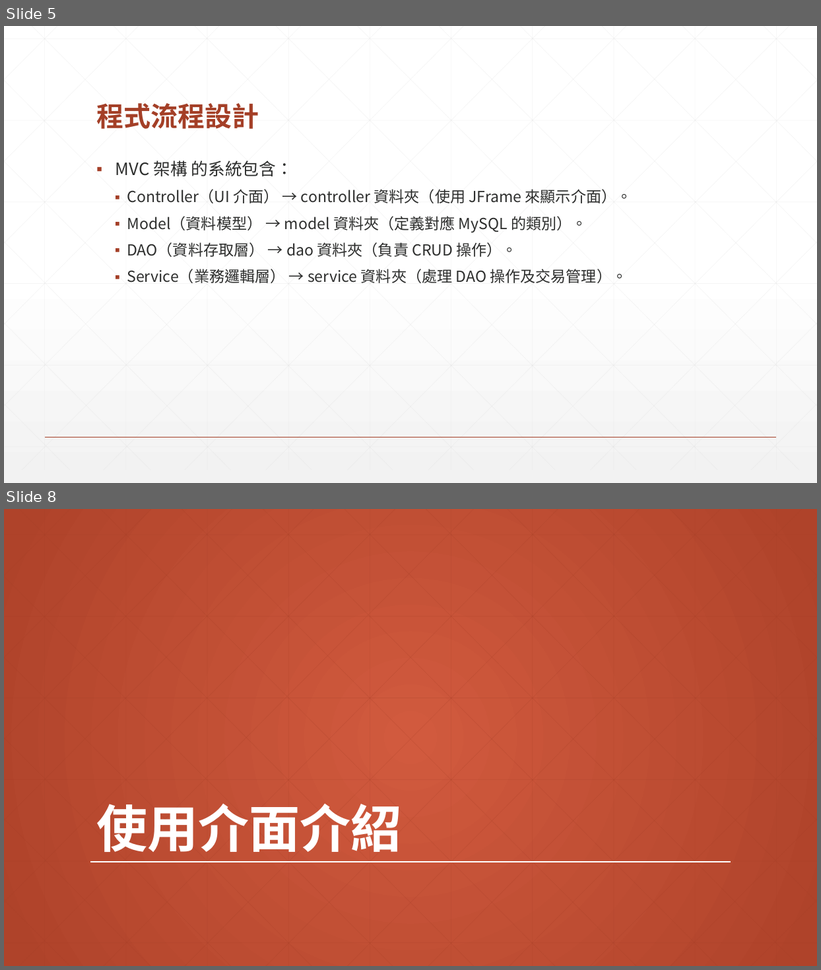
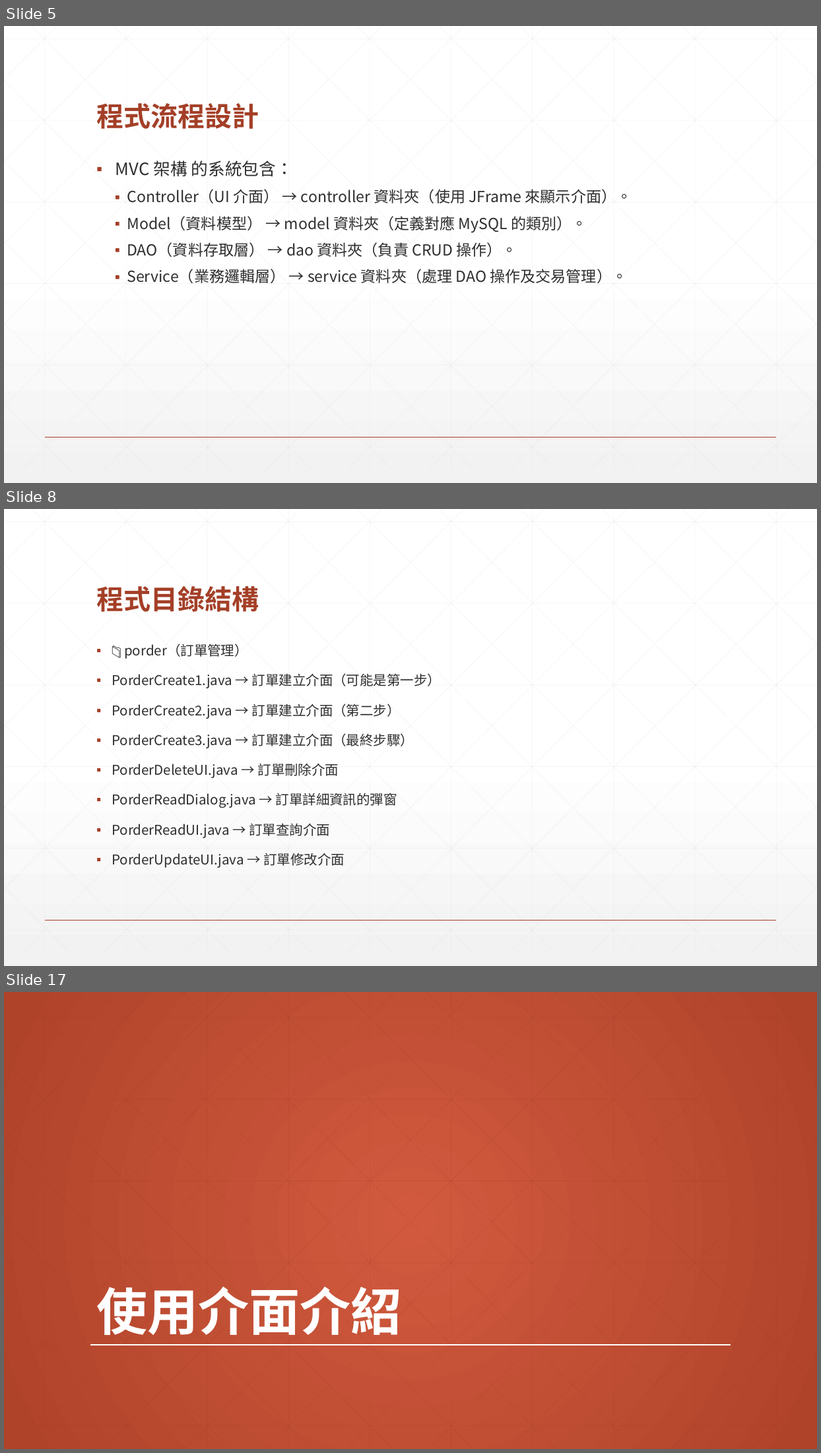
Before and after one commit to guyverfax/SportProject, a slide deck: 作業5-體育用品店訂單和庫存管理系統.pptx. Shown one above the other, each under a label of ours: slides 5 and 8 before the commit, slides 5, 8 and 17 after it; the slides between them are not shown. The pictures are 821x970 and 821x1453 pixels, drawn with LibreOffice and Linux fonts; fonts in the diff are those of the drawing. Boxes give left, top, right and bottom in pixels: in the first picture for what was removed or moved away, otherwise in the second. Text is boxed around its words. In the diff, an @@ line names an element or a change of style, - is before the commit and + after.

```diff
--- a/作業5-體育用品店訂單和庫存管理系統.pptx
+++ b/作業5-體育用品店訂單和庫存管理系統.pptx
@@ slide 8 added at (x1=4, y1=509, x2=817, y2=966), background gradient #FFFFFF to #F2F2F2; not listed: 47 template elements that a slide beside it also shows @@
@@ title added at (x1=96, y1=586, x2=259, y2=612), 32 pt, text #A43F27, bold @@
+程式目錄結構
@@ text added at (x1=112, y1=644, x2=441, y2=868), 16 pt, text #2D2E2D @@
+▪ 📁 porder（訂單管理）
+▪ PorderCreate1.java → 訂單建立介面（可能是第一步）
+▪ PorderCreate2.java → 訂單建立介面（第二步）
+▪ PorderCreate3.java → 訂單建立介面（最終步驟）
+▪ PorderDeleteUI.java → 訂單刪除介面
+▪ PorderReadDialog.java → 訂單詳細資訊的彈窗
+▪ PorderReadUI.java → 訂單查詢介面
+▪ PorderUpdateUI.java → 訂單修改介面
@@ what was slide 8 is now slide 17 @@
```
Also in this commit, not shown: 10 slides changed, 26 other slides added, 2 slides removed.
